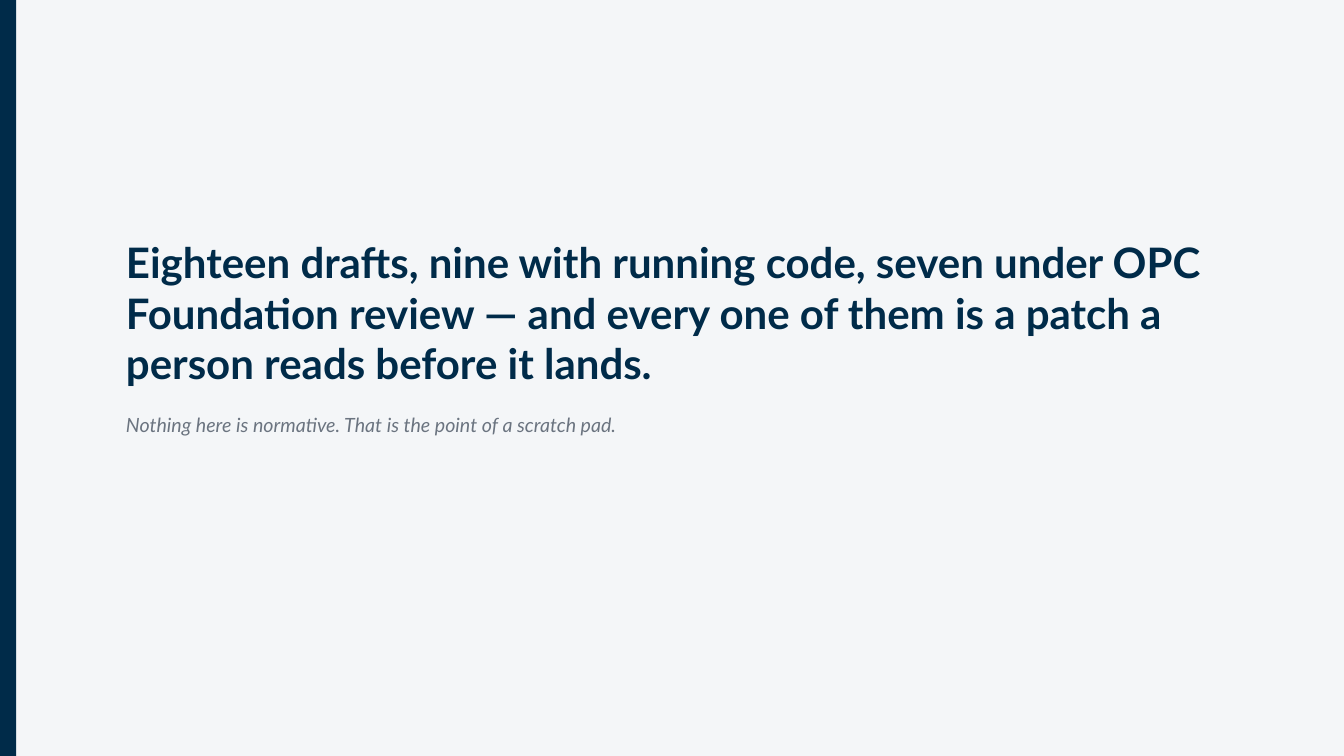
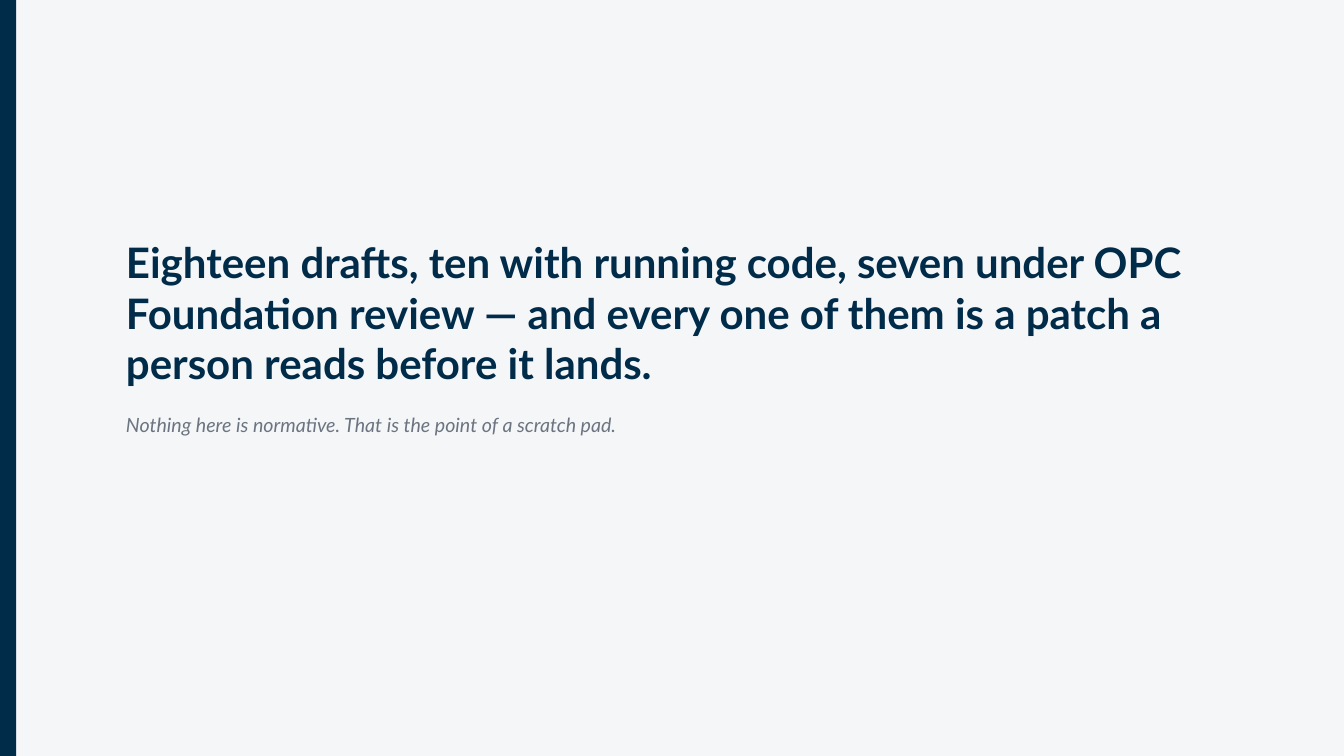
Before and after one commit to marcschier/opcua-drafts, a slide deck: slide 108 of decks/OPC-UA-Drafts-Overview.pptx. Drawn at 1344x756 pixels with LibreOffice and Linux fonts; fonts in the diff are those of the drawing. Boxes give left, top, right and bottom in pixels: in the first picture for what was removed or moved away, otherwise in the second. Text is boxed around its words. In the diff, an @@ line names an element or a change of style, - is before the commit and + after.

```diff
--- a/decks/OPC-UA-Drafts-Overview.pptx
+++ b/decks/OPC-UA-Drafts-Overview.pptx
@@ text at (126, 246, 1182, 386): text changed @@
-Eighteen drafts, nine with running code, seven under OPC Foundation review — and every one of them is a patch a person reads before it lands.
+Eighteen drafts, ten with running code, seven under OPC Foundation review — and every one of them is a patch a person reads before it lands.
```
Also in this commit, not shown: 6 other slides changed, 9 other files.
